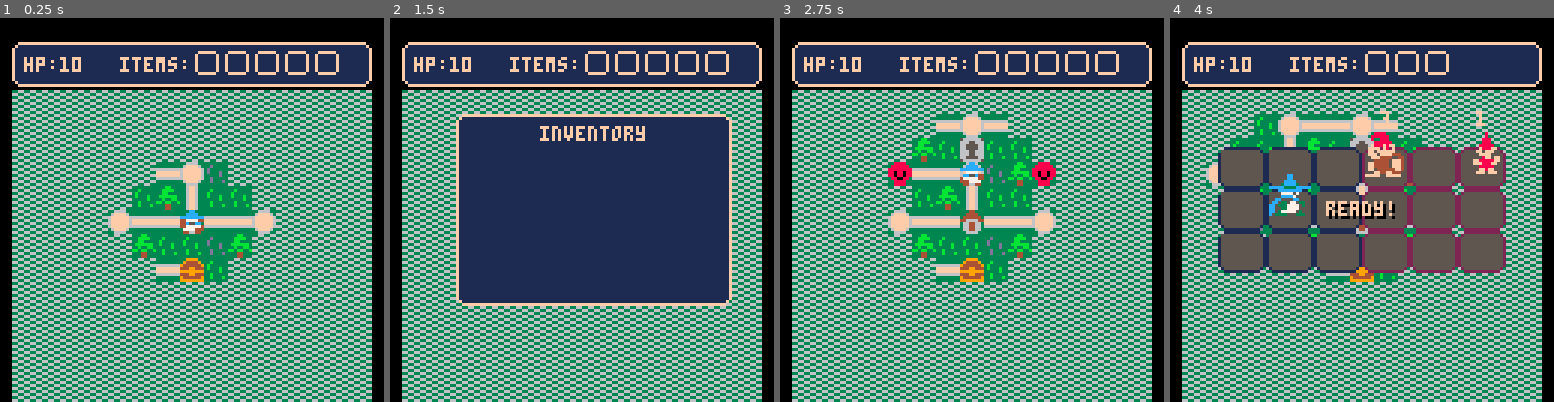
Above: before the commit, frames 1-4 (left to right).
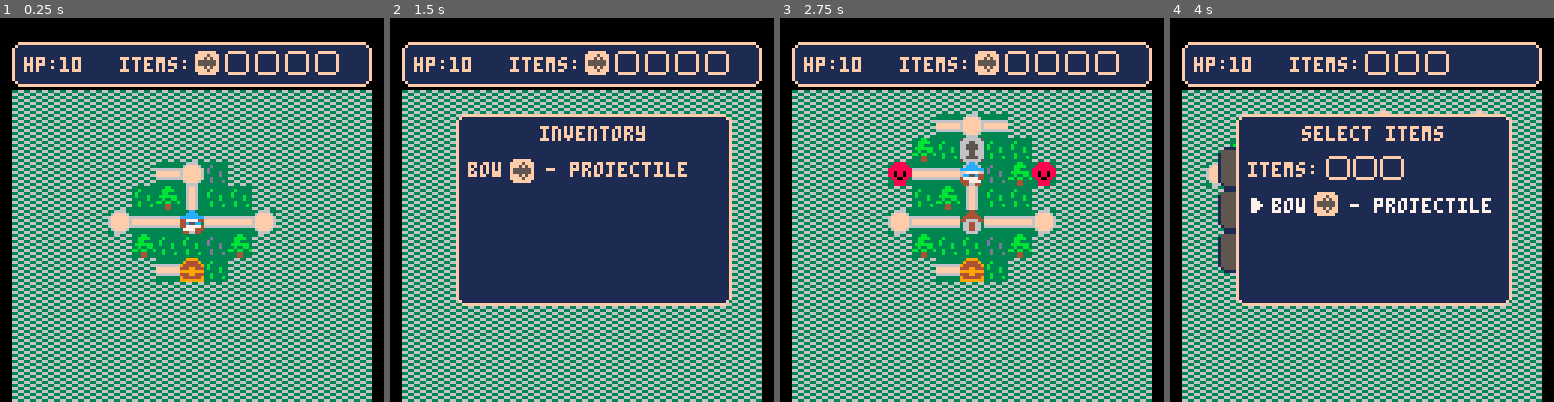
Above: after the commit, the same moments.

Repository: AddisonMink/tumberts-quest-p8
Game: PICO-8 cartridge wip.p8
Same seed, same stepped clock (60 frames per second), same inputs: the game is played once before the commit and once after it.
Inputs:
- Up to frame 1 (0.25 s): no input
- Up to frame 2 (1.5 s): tap X (X key) at 0.33, 1.07 s; tap O (Z key) at 0.7 s
- Up to frame 3 (2.75 s): hold Right 1.6-2.1 s; tap O (Z key) at 1.7, 2.1, 2.5 s; tap X (X key) at 1.85 s; hold Up 2.15-2.42 s; hold Right from 2.47 s (still down)
- Up to frame 4 (4 s): tap O (Z key) at 2.9, 3.3, 3.7 s; tap X (X key) at 2.97 s; release Right at 3.03 s; hold Left 3.08-3.58 s; hold Down 3.63-3.97 s

The runs differ from the first frame. In frame 1, 0.2% of the frame differs, in the area x 51-57%, y 9-15%; in frame 2, 1.4%; in frame 3, 0.2%; in frame 4, 34%, in the area x 17-90%, y 25-75%.

Commit message:
add bow item.

Diff:
--- a/item.lua
+++ b/item.lua
@@ -3,7 +3,7 @@
 
   me.axe = {
     name = "axe",
-    desc = "swing axe",
+    desc = "x2 damage",
     icon = 33,
     lock = 0.3,
     exec = function(entities, col, row)
@@ -13,5 +13,15 @@
     end
   }
 
+  me.bow = {
+    name = "bow",
+    desc = "projectile",
+    icon = 48,
+    lock = 1,
+    exec = function(entities, col, row)
+      add_bow(entities, col, row, 1, "enemy")
+    end
+  }
+
   return me
 end
--- a/scamp.lua
+++ b/scamp.lua
@@ -21,7 +21,7 @@
     if state == "idle" and me.row == player.row and tick(cooldown) then
       state = "attack"
       timer.t = attack_dur
-      add_bow(entities, me.col, me.row, attack_dur)
+      add_bow(entities, me.col, me.row, attack_dur, "player")
     elseif state == "idle" and me.row ~= player.row then
       state = "moving"
       timer.t = move_delay
@@ -45,13 +45,15 @@
   add(entities, me)
 end
 
-function add_bow(entities, col, row, dur)
+function add_bow(entities, col, row, dur, hurtbox)
   local timer = { t = dur / 2 }
   local state = "draw"
+  local flip_x = hurtbox == "player"
+  local offset_x = hurtbox == "player" and 4 or 8
   local me = {
     col = col,
     row = row,
-    sprite = sprite:mk(64, "tall", 4, -4, true)
+    sprite = sprite:mk(64, "tall", offset_x, -4, flip_x)
   }
 
   function me:update()
@@ -59,7 +61,7 @@
       state = "shoot"
       me.sprite.id = 65
       timer.t = dur / 2
-      add_arrow(entities, col, row)
+      add_arrow(entities, col, row, hurtbox)
     elseif state == "shoot" and tick(timer) then
       del(entities, me)
     end
@@ -68,22 +70,23 @@
   add(entities, me)
 end
 
-function add_arrow(entities, col, row)
+function add_arrow(entities, col, row, hurtbox)
   local speed = 0.075
+  local dx = hurtbox == "player" and -1 or 1
   local timer = { t = speed }
 
   local me = {
     col = col,
     row = row,
     sprite = sprite:mk(66, "long", 0, 0, true),
-    hurtbox = "player"
+    hurtbox = hurtbox
   }
 
   function me:update()
     if tick(timer) then
       timer.t = speed
-      me.col -= 1
-      if me.col < 1 then del(entities, me) end
+      me.col += dx
+      if me.col < 1 or me.col > 6 then del(entities, me) end
     end
   end
 
--- a/wip.p8
+++ b/wip.p8
@@ -21,7 +21,7 @@
 battle_util = battle_util_module()
 items = item_module()
 
-inventory = {}
+inventory = {items.bow}
 
 treasures = {
   [7 .. "," .. 7] = items[2]
